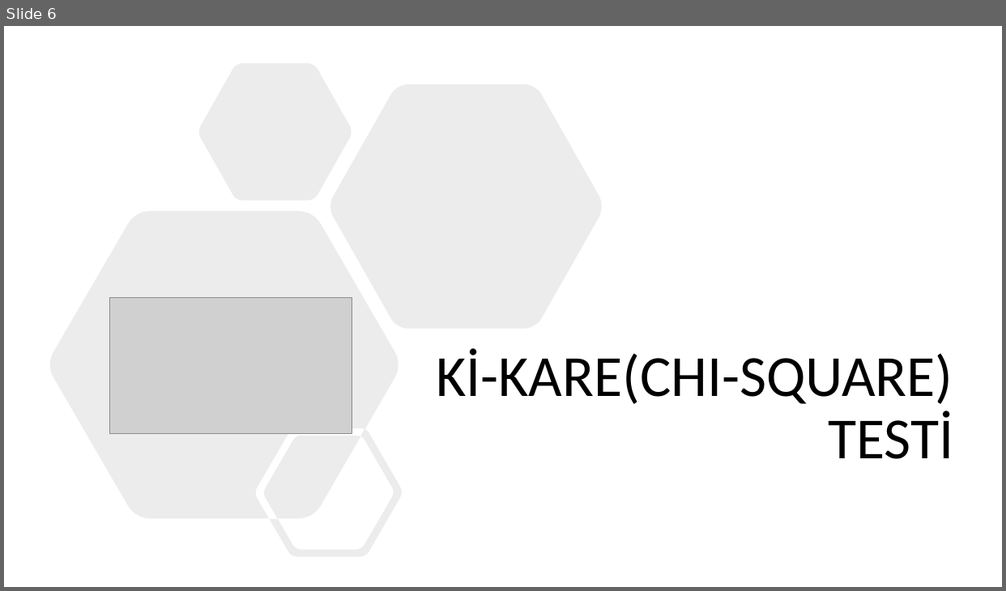
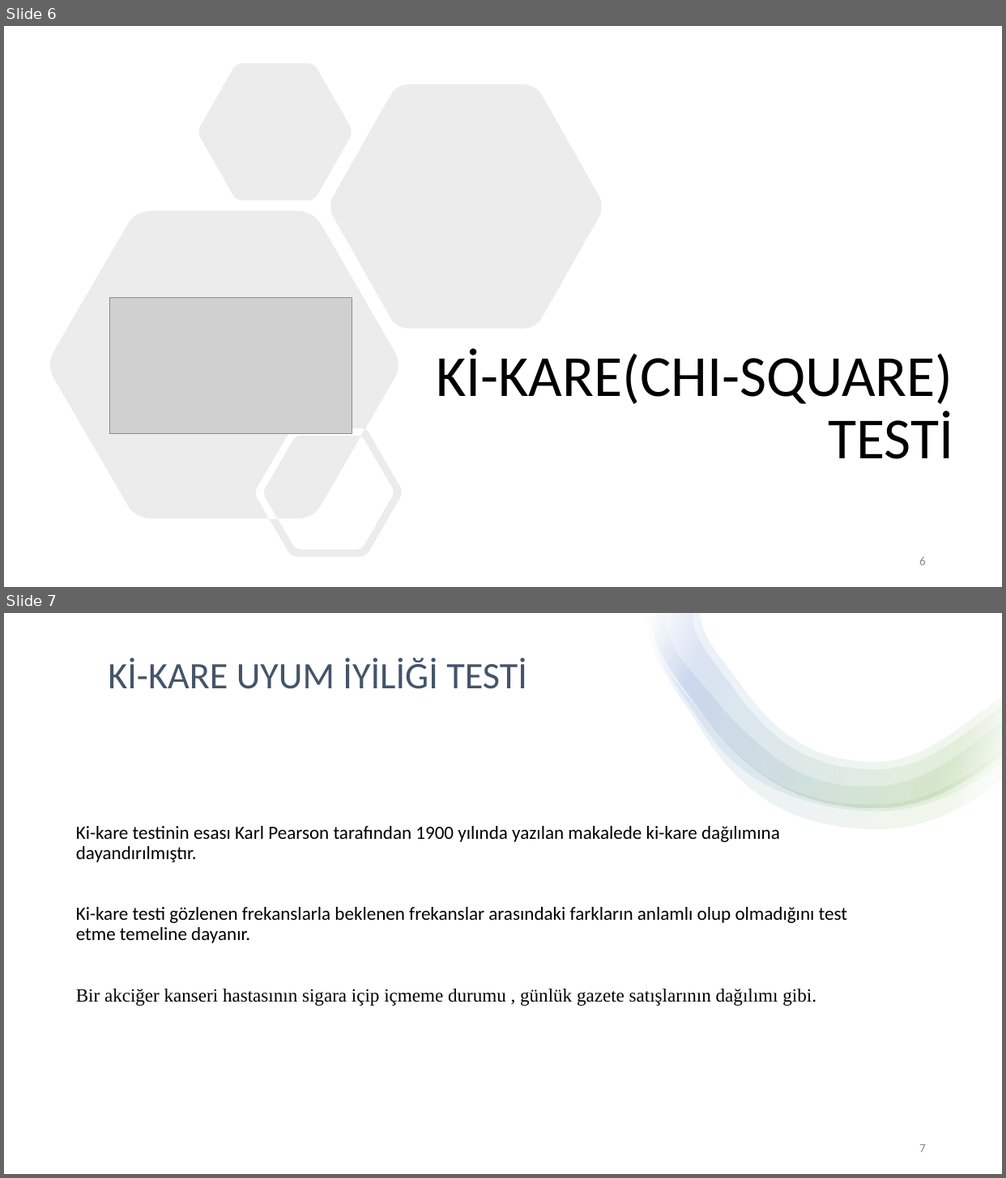
Before and after one commit to chnmzrkgithub/seminer, a slide deck: cihan.pptx. Shown one above the other, each under a label of ours: slide 6 before the commit, slides 6 and 7 after it. The pictures are 1006x591 and 1006x1178 pixels, drawn with LibreOffice and Linux fonts; fonts in the diff are those of the drawing; grey boxes stand for pictures. Boxes give left, top, right and bottom in pixels: in the first picture for what was removed or moved away, otherwise in the second. Text is boxed around its words. In the diff, an @@ line names an element or a change of style, - is before the commit and + after.

```diff
--- a/cihan.pptx
+++ b/cihan.pptx
@@ slide 7 added at bbox=[4, 613, 1002, 1174], background #FFFFFF @@
@@ rectangle added at bbox=[4, 613, 1002, 1174], fill #FFFFFF @@
@@ group added at bbox=[648, 613, 1002, 829]: 4 freeform shapes @@
@@ text added at bbox=[108, 658, 527, 689], 36 pt, text #44546A @@
+Kİ-KARE UYUM İYİLİĞİ TESTİ
@@ text added at bbox=[76, 826, 847, 1006], 18 pt, text #000000 @@
+Ki-kare testinin esası Karl Pearson tarafından 1900 yılında yazılan makalede ki-kare dağılımına dayandırılmıştır.
+Ki-kare testi gözlenen frekanslarla beklenen frekanslar arasındaki farkların anlamlı olup olmadığını test etme temeline dayanır.
+Bir akciğer kanseri hastasının sigara içip içmeme durumu , günlük gazete satışlarının dağılımı gibi.
@@ page number added at bbox=[919, 1144, 926, 1152], 12 pt, text #8C8C8C @@
+7
@@ slide 6 changed as well @@
@@ page number added at bbox=[919, 557, 926, 565], 12 pt, text #8C8C8C @@
+6
```
Also in this commit, not shown: 10 other slides changed, 1 other slide added, 1 slide removed, 2 other files.
